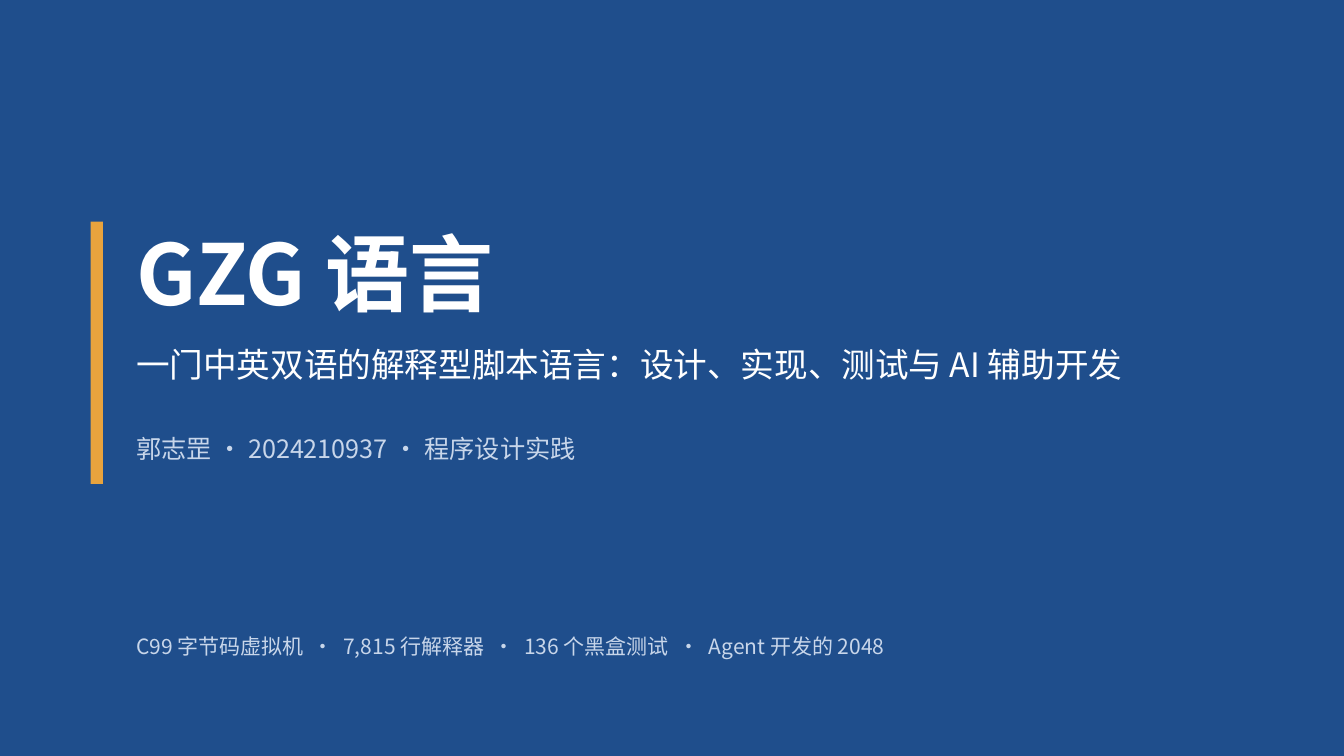
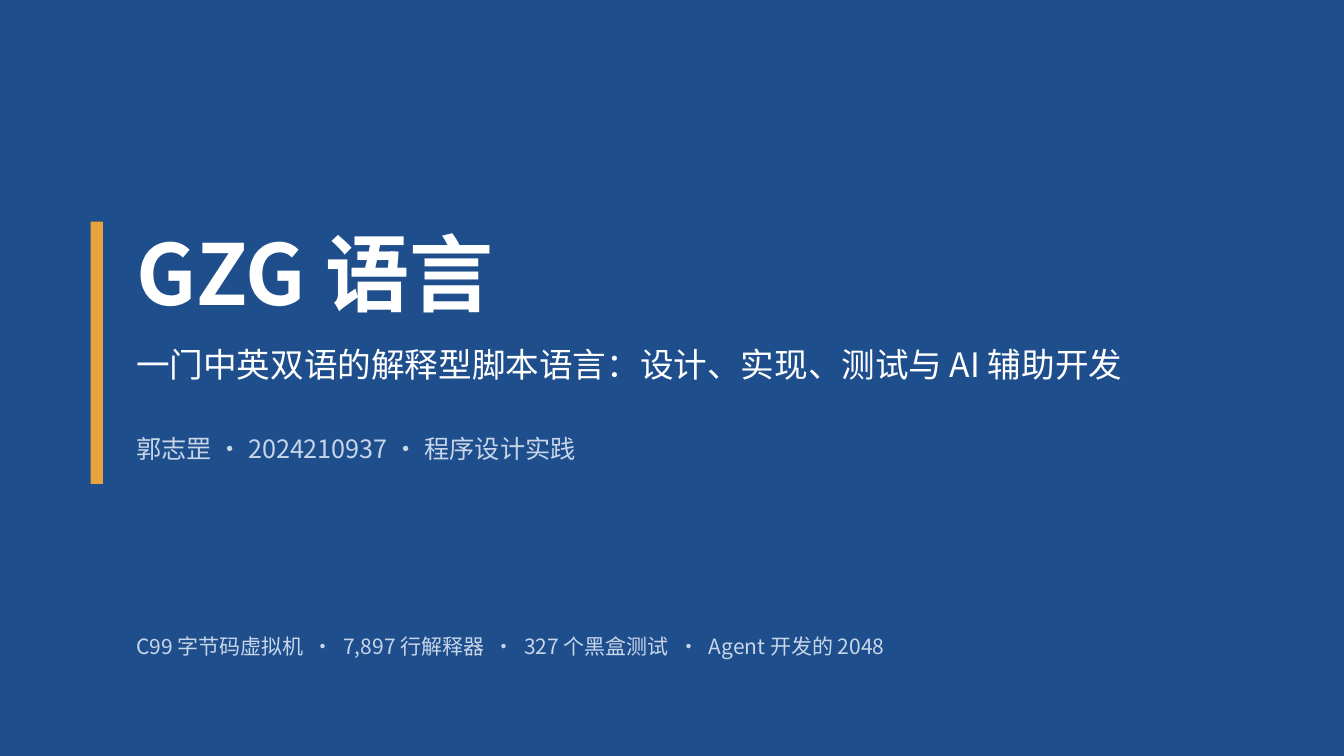
Before and after one commit to Lazyy-star/gzg-lang, a slide deck: slide 1 of docs/GZG语言介绍.pptx. Drawn at 1344x756 pixels with LibreOffice and Linux fonts; fonts in the diff are those of the drawing. Boxes give left, top, right and bottom in pixels: in the first picture for what was removed or moved away, otherwise in the second. Text is boxed around its words. In the diff, an @@ line names an element or a change of style, - is before the commit and + after.

```diff
--- a/docs/GZG语言介绍.pptx
+++ b/docs/GZG语言介绍.pptx
@@ text at bbox=[136, 636, 885, 659]: text changed @@
-C99 字节码虚拟机 · 7,815 行解释器 · 136 个黑盒测试 · Agent 开发的 2048
+C99 字节码虚拟机 · 7,897 行解释器 · 327 个黑盒测试 · Agent 开发的 2048
```
Also in this commit, not shown: 11 other slides changed, 3 other files.
